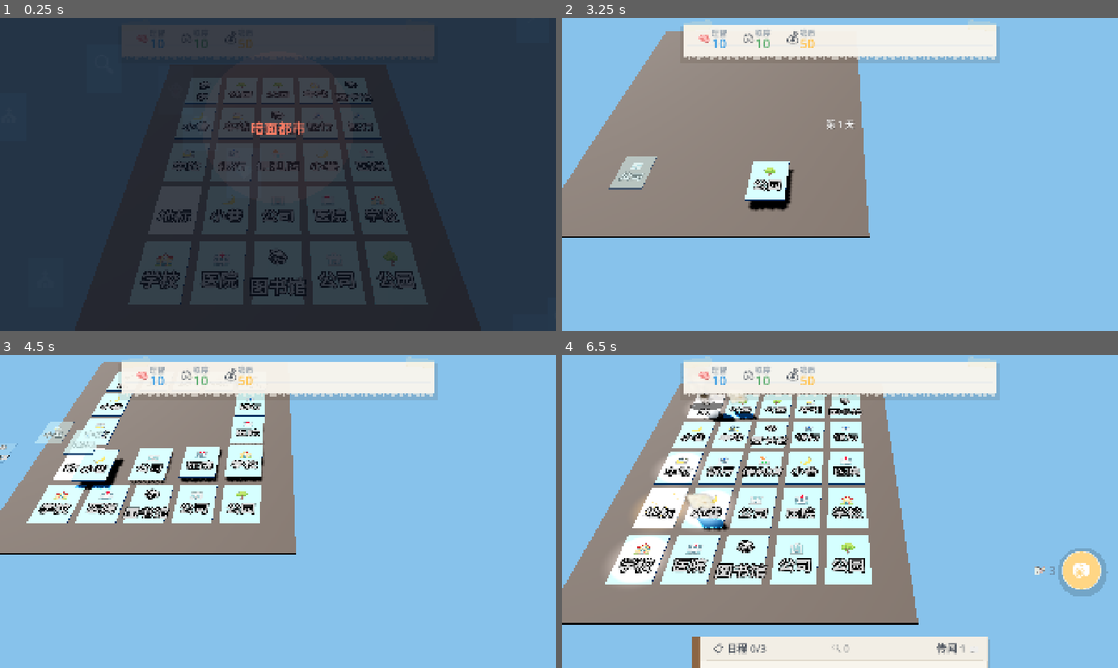
Above: before the commit, frames 1-4 (two rows, left to right).
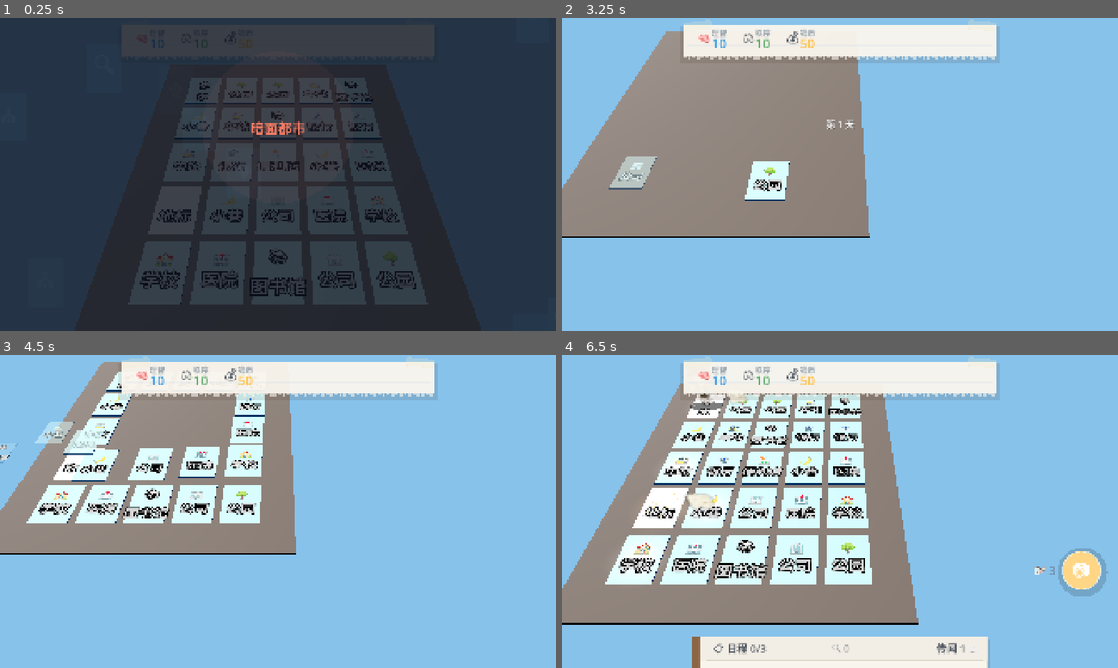
Above: after the commit, the same moments.

Repository: SnowWindSaveYou/project_dark_city
Game: Godot game, scene res://scenes/main.tscn
Two runs of this game, one before a commit and one after it. Both use one fixed random seed, a clock stepped at 60 frames per second and the inputs below.
Inputs (mouse positions are in pixels of both pictures, inside the frame that each line leads up to):
- Up to frame 1 (0.25 s): no input
- Up to frame 2 (3.25 s): tap Enter at 0.5, 2.1 s; drag from (840, 174) to (895, 105) at 0.52 s; tap Space at 1.25 s; drag from (840, 174) to (812, 237) at 1.27 s; move the mouse to (895, 105) at 2.02 s; click (895, 105) at 2.17 s; drag from (812, 237) to (673, 127) at 2.77 s
- Up to frame 3 (4.5 s): move the mouse to (444, 558) at 3.52 s; tap Enter at 3.6 s; click (444, 558) at 3.67 s; tap Space at 3.77 s; drag from (111, 464) to (194, 433) at 4.27 s
- Up to frame 4 (6.5 s): move the mouse to (867, 511) at 5.02 s; tap Enter at 5.1 s; click (867, 511) at 5.17 s; drag from (756, 433) to (728, 527) at 5.77 s

The runs differ from the first frame. In frame 2, 0.3% of the frame differs, in the area x 33-42%, y 48-62%; in frame 3, 0.6%; in frame 4, 0.8%, in the area x 9-36%, y 16-73%.

Commit message:
Disable directional light shadow: chibis use blob shadows

Diff:
--- a/godot/scripts/main.gd
+++ b/godot/scripts/main.gd
@@ -325,7 +325,7 @@
 	# pitch ≈ -50°, yaw ≈ atan2(0.5,0.6) ≈ 40°, 阴影落在角色身后偏左
 	_dir_light.rotation_degrees = Vector3(-50, 40, 0)
 	_dir_light.light_energy = ATMO_BRIGHT["light_energy"]
-	_dir_light.shadow_enabled = true
+	_dir_light.shadow_enabled = false  # chibi 已有 blob shadow，不需要实时投影
 	add_child(_dir_light)
 
 	# WorldEnvironment
